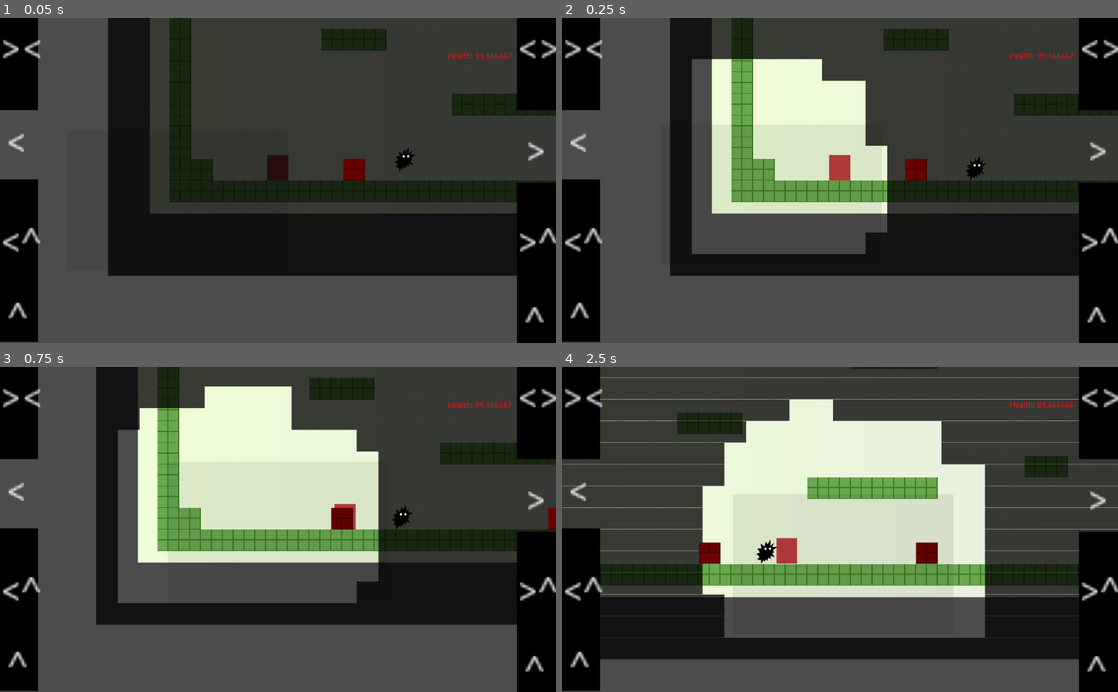
Above: before the commit, frames 1-4 (two rows, left to right).
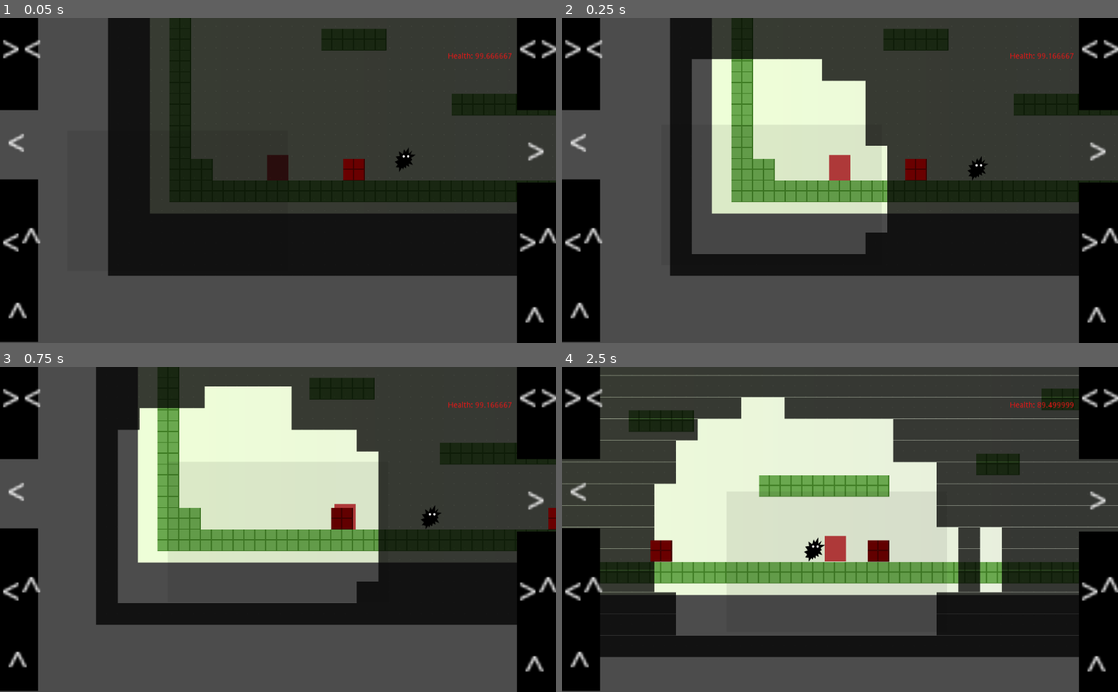
Above: after the commit, the same moments.

Repository: glitchcore/comfort
Game: Godot game, scene res://Scenes/BaseLevel.tscn
Two runs of this game, one before a commit and one after it. Both use one fixed random seed, a clock stepped at 60 frames per second and the inputs below.
Inputs:
- Up to frame 1 (0.05 s): no input
- Up to frame 2 (0.25 s): no input
- Up to frame 3 (0.75 s): hold Right (ui_right) from 0.53 s (still down)
- Up to frame 4 (2.5 s): tap Space (jump) at 0.77, 1.52 s; release Right (ui_right) at 2.03 s; hold Left (ui_left) from 2.03 s (still down)

Frame 1 is identical in both runs. In frame 2, less than 0.1% of the frame differs, in the area x 72-77%, y 42-50%; in frame 3, 0.3%; in frame 4, 23%, in the area x 0-100%, y 0-90%.

Commit message:
fix enemy movement

Diff:
--- a/Actors/Enemy.gd
+++ b/Actors/Enemy.gd
@@ -15,4 +15,4 @@
 	var _velocity = move_and_slide(Vector2(
 		speed * direction,
 		gravity
-	))
+	), Vector2.UP)
